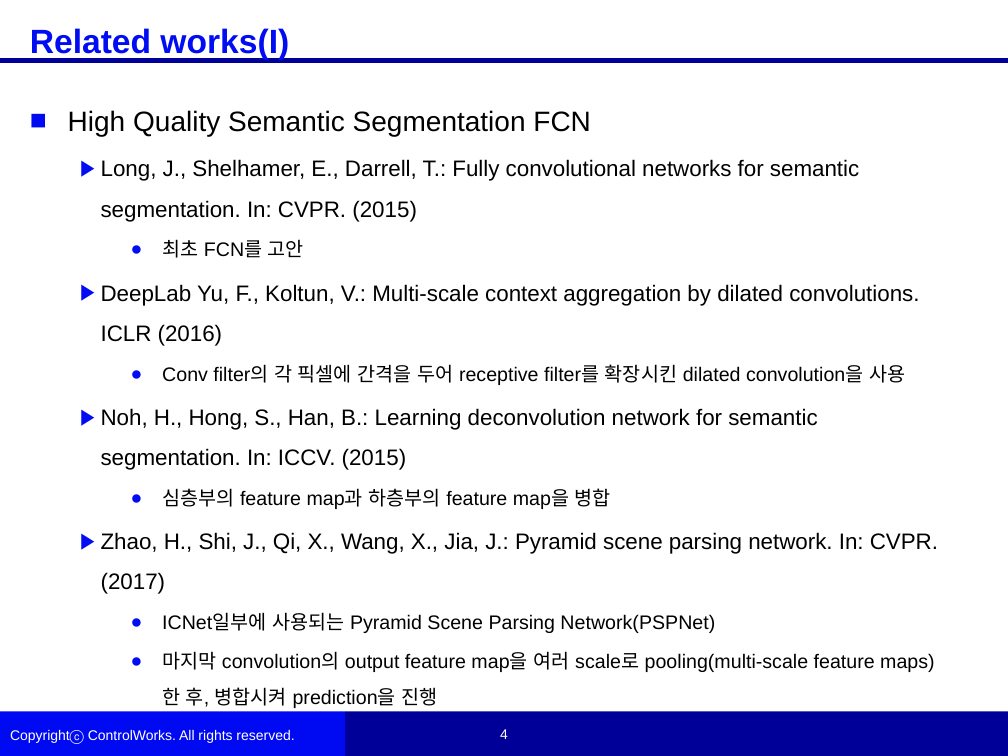
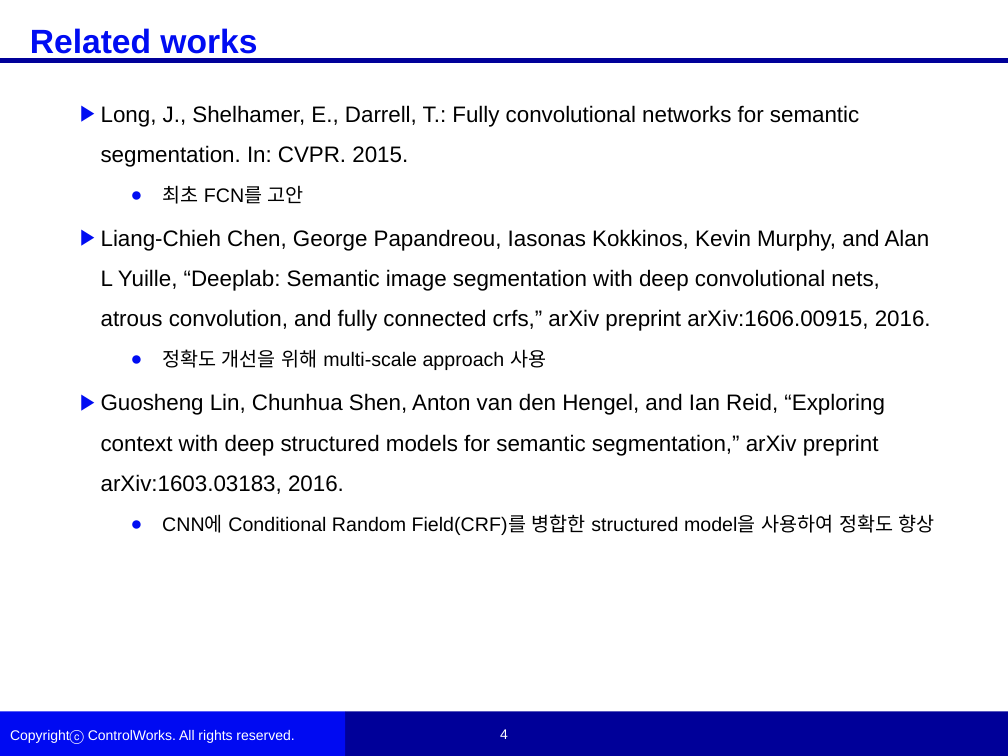
Before and after one commit to woojinKwon/deep_learning_paper, a slide deck: slide 4 of RTSEG_REAL-TIME SEMANTIC SEGMENTATION COMPARATIVE STUDY_논문정리.pptx. Drawn at 1008x756 pixels with LibreOffice and Linux fonts; fonts in the diff are those of the drawing; background and template pictures are left out. Boxes give left, top, right and bottom in pixels: in the first picture for what was removed or moved away, otherwise in the second. Text is boxed around its words. In the diff, an @@ line names an element or a change of style, - is before the commit and + after.

```diff
--- a/RTSEG_REAL-TIME SEMANTIC SEGMENTATION COMPARATIVE STUDY_논문정리.pptx
+++ b/RTSEG_REAL-TIME SEMANTIC SEGMENTATION COMPARATIVE STUDY_논문정리.pptx
@@ text at <box>30,28,257,60</box>: text changed @@
-Related works(I)
+Related works
@@ text at <box>101,105,859,167</box>: text changed @@
-■ High Quality Semantic Segmentation FCN
-  ▶ Long, J., Shelhamer, E., Darrell, T.: Fully convolutional networks for semantic segmentation. In: CVPR. (2015)
+  ▶ Long, J., Shelhamer, E., Darrell, T.: Fully convolutional networks for semantic segmentation. In: CVPR. 2015.
@@ text at <box>101,229,935,535</box>: text changed @@
-  ▶ DeepLab Yu, F., Koltun, V.: Multi-scale context aggregation by dilated convolutions. ICLR (2016)
-    ● Conv filter의 각 픽셀에 간격을 두어 receptive filter를 확장시킨 dilated convolution을 사용
-  ▶ Noh, H., Hong, S., Han, B.: Learning deconvolution network for semantic segmentation. In: ICCV. (2015)
-    ● 심층부의 feature map과 하층부의 feature map을 병합
-  ▶ Zhao, H., Shi, J., Qi, X., Wang, X., Jia, J.: Pyramid scene parsing network. In: CVPR. (2017)
-    ● ICNet일부에 사용되는 Pyramid Scene Parsing Network(PSPNet)
-    ● 마지막 convolution의 output feature map을 여러 scale로 pooling(multi-scale feature maps) 한 후, 병합시켜 prediction을 진행
+  ▶ Liang-Chieh Chen, George Papandreou, Iasonas Kokkinos, Kevin Murphy, and Alan L Yuille, “Deeplab: Semantic image segmentation with deep convolutional nets, atrous convolution, and fully connected crfs,” arXiv preprint arXiv:1606.00915, 2016.
+    ● 정확도 개선을 위해 multi-scale approach 사용
+  ▶ Guosheng Lin, Chunhua Shen, Anton van den Hengel, and Ian Reid, “Exploring context with deep structured models for semantic segmentation,” arXiv preprint arXiv:1603.03183, 2016.
+    ● CNN에 Conditional Random Field(CRF)를 병합한 structured model을 사용하여 정확도 향상
```
Also in this commit, not shown: 3 other slides changed, 5 slides added, 5 slides removed.
